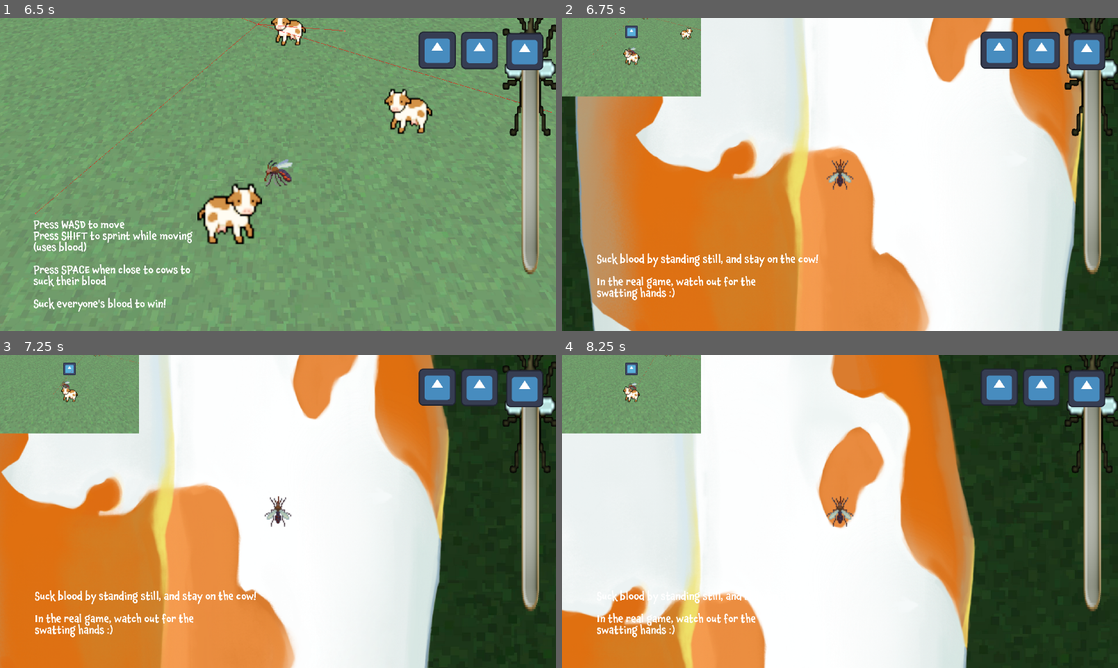
Above: before the commit, frames 1-4 (two rows, left to right).
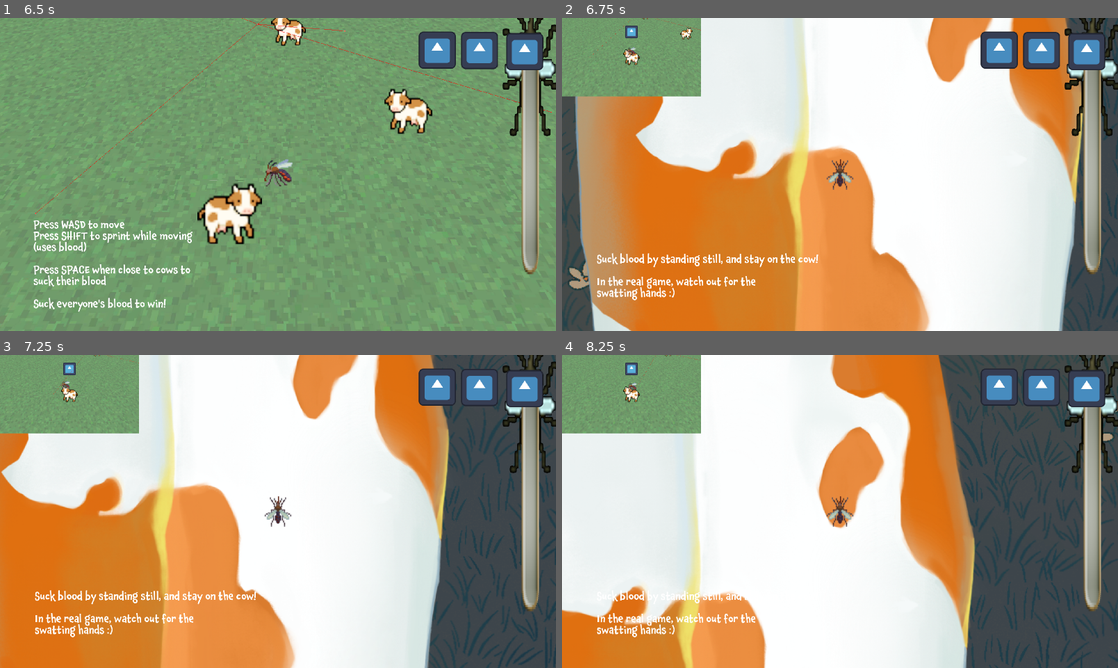
Above: after the commit, the same moments.

Repository: BrownRISDGameDevelopers/mosquito-simulator
Game: Godot game, scene res://scenes/MainMenu.tscn
The game is run twice, just before and just after one commit, with the same random seed, the same clock (stepped at 60 frames per second) and the same inputs. The engine's default icon, where the game draws it, is replaced by a stand-in: a white triangle on a blue panel in a dark square.
Inputs (mouse positions are in pixels of both pictures, inside the frame that each line leads up to):
- Up to frame 1 (6.5 s): click (211, 208) at 0.5 s; tap Space (suck) at 1.25, 2, 2.1, 2.75, 3.5, 3.6, 4.25, 5, 5.1 s; hold D (right) 1.28-2.03 s; hold Shift (sprint) 1.28-2.03 s; hold S (down) 2.03-2.78 s; hold D (right) 2.78-3.53 s; hold Shift (sprint) 2.78-3.53 s; hold W (up) 3.53-4.28 s; hold Shift (sprint) 4.28-5.03 s; hold A (left) 4.28-5.78 s; hold S (down) from 5.78 s (still down); hold Shift (sprint) from 5.78 s (still down)
- Up to frame 2 (6.75 s): release S (down) at 6.53 s; release Shift (sprint) at 6.53 s; hold D (right) from 6.53 s (still down); tap Space (suck) at 6.6 s
- Up to frame 3 (7.25 s): keep holding D (right)
- Up to frame 4 (8.25 s): release D (right) at 7.28 s; hold W (up) 7.28-8.03 s; hold Shift (sprint) 7.28-8.03 s; hold D (right) from 8.03 s (still down); tap Space (suck) at 8.1 s

Frame 1 is identical in both runs. In frame 2, 7.4% of the frame differs, in the area x 0-100%, y 0-100%; in frame 3, 16%; in frame 4, 23%, in the area x 67-100%, y 0-100%.

Commit message:
tutorial has background

Diff:
--- a/scenes/SwatMinigame.tscn
+++ b/scenes/SwatMinigame.tscn
@@ -3,9 +3,9 @@
 [ext_resource type="Script" uid="uid://bbwtfw2j6qh7v" path="res://scripts/swat_minigame.gd" id="1_vn5tw"]
 [ext_resource type="PackedScene" uid="uid://dqrapnubr13ws" path="res://scenes/Player2D.tscn" id="1_xre7j"]
 [ext_resource type="Texture2D" uid="uid://db5u83s67jvv6" path="res://assets/longer arm.PNG" id="3_eb7gk"]
+[ext_resource type="Texture2D" uid="uid://bveh8ykobgcqf" path="res://assets/brgdinfinitebg.png" id="4_b73rt"]
 [ext_resource type="PackedScene" uid="uid://cmbjd2lukby5b" path="res://scenes/Swatter.tscn" id="4_y7wqd"]
 [ext_resource type="Texture2D" uid="uid://crfqdmpf5diq1" path="res://assets/cow back.png" id="4_yq4fx"]
-[ext_resource type="PackedScene" uid="uid://cymhomd4q4qen" path="res://scenes/TutorialTileMap.tscn" id="5_eb7gk"]
 
 [sub_resource type="RectangleShape2D" id="RectangleShape2D_86fu8"]
 size = Vector2(836, 2511)
@@ -14,9 +14,10 @@
 script = ExtResource("1_vn5tw")
 swatter_scene = ExtResource("4_y7wqd")
 
-[node name="TileMap" parent="." instance=ExtResource("5_eb7gk")]
-z_index = -190
-position = Vector2(-1466, -273)
+[node name="Bg" type="Sprite2D" parent="."]
+position = Vector2(451.99988, 290.0001)
+scale = Vector2(2.838297, 2.838297)
+texture = ExtResource("4_b73rt")
 
 [node name="Hand" type="Sprite2D" parent="."]
 clip_children = 2
Binary file added: assets/brgdinfinitebg.png
Not shown, added: assets/brgdinfinitebg.png.import
